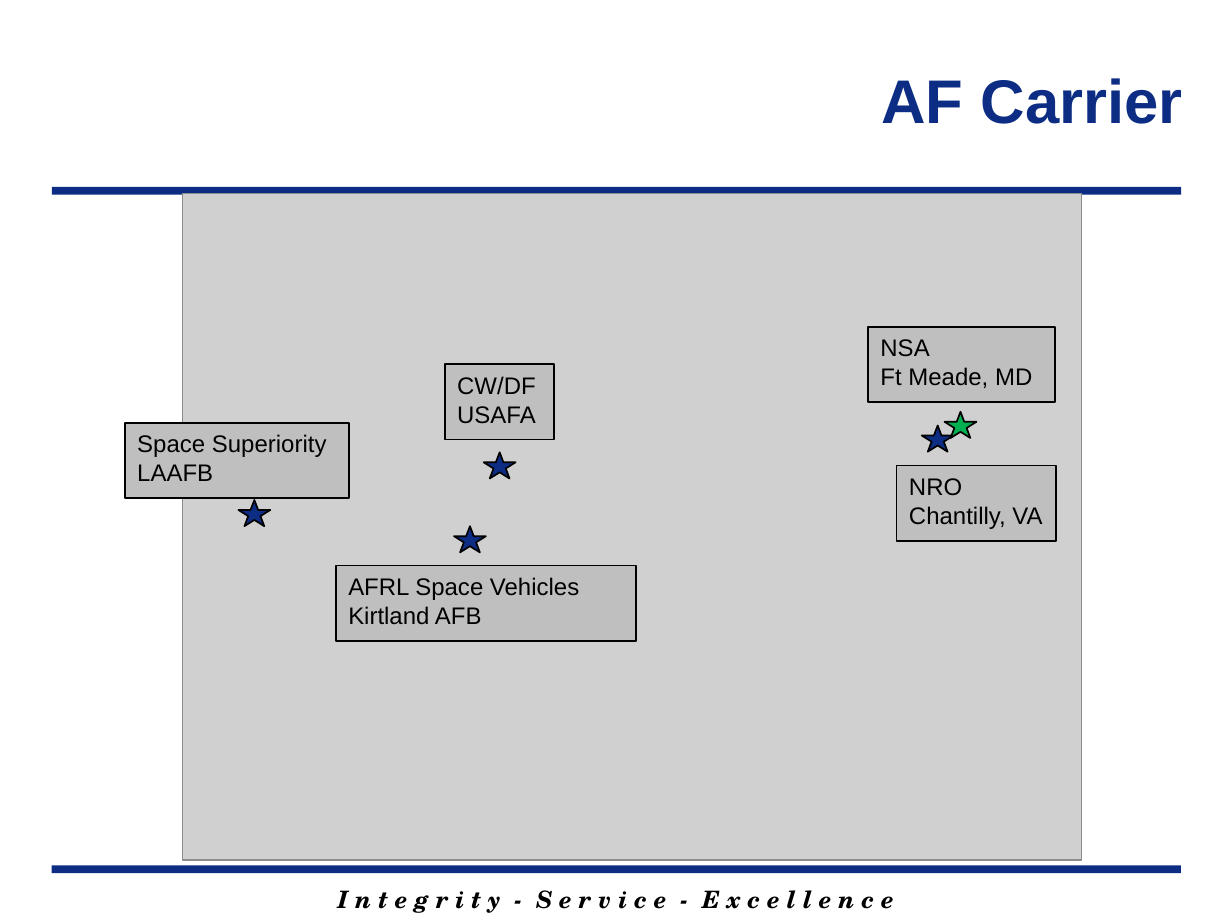
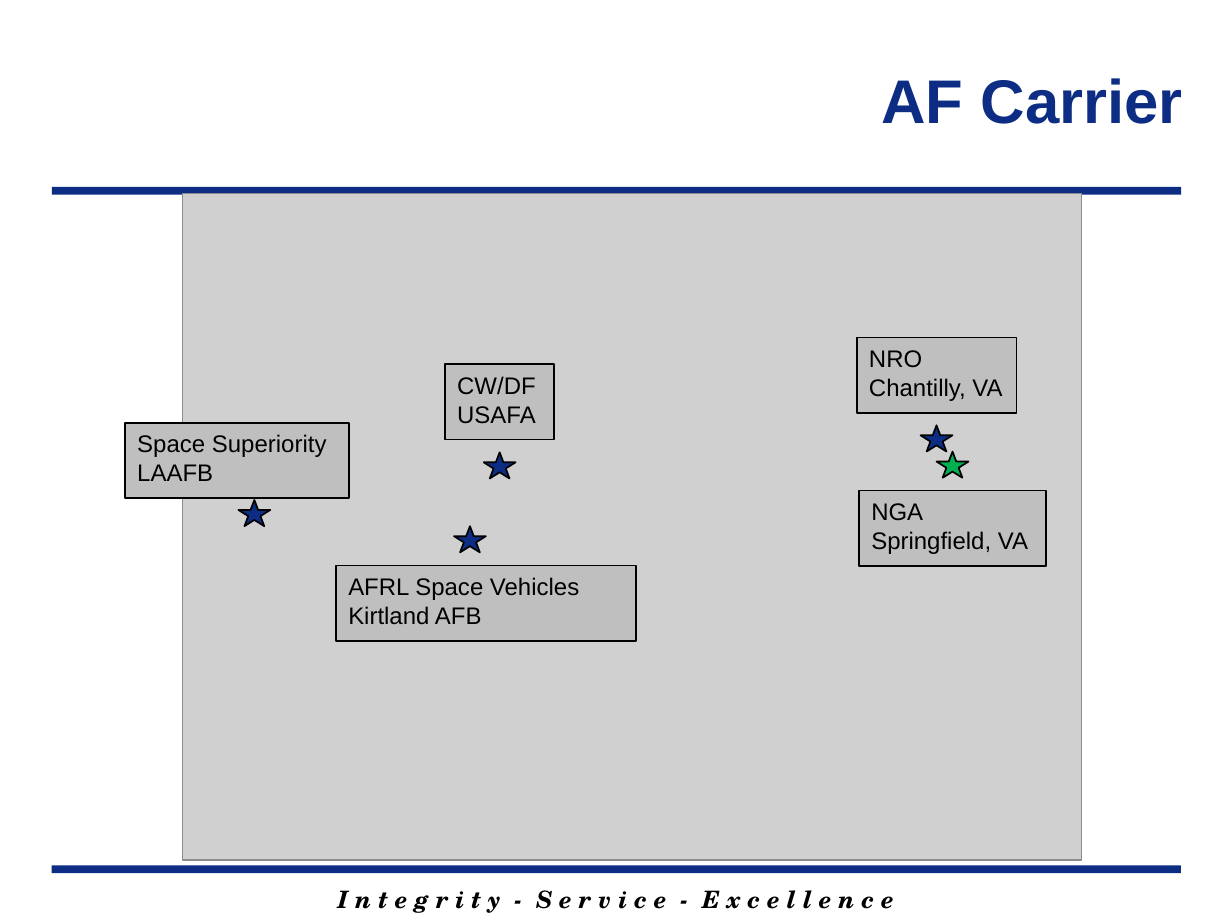
Before and after one commit to MarsUniversity/ECE382, a slide deck: slide 3 of source/lessons/lsn1/Lsn1.pptx. Drawn at 1232x924 pixels with LibreOffice and Linux fonts; fonts in the diff are those of the drawing; grey boxes stand for pictures; background and template pictures are left out. Boxes give left, top, right and bottom in pixels: in the first picture for what was removed or moved away, otherwise in the second. Text is boxed around its words. In the diff, an @@ line names an element or a change of style, - is before the commit and + after.

```diff
--- a/source/lessons/lsn1/Lsn1.pptx
+++ b/source/lessons/lsn1/Lsn1.pptx
@@ rectangle "NRO": place and size @@
-rectangle "NRO" at bbox=[897, 466, 1057, 541]
+rectangle "NRO" at bbox=[856, 338, 1016, 413]
@@ star: place and size @@
-star at bbox=[945, 411, 977, 437]
+star at bbox=[936, 452, 968, 478]
@@ rectangle "NGA": place and size @@
-rectangle "NGA" at bbox=[869, 326, 1056, 402]
+rectangle "NGA" at bbox=[859, 490, 1046, 565]
@@ text in rectangle at bbox=[871, 503, 1028, 554]: text changed @@
-NSA
-Ft Meade, MD
+NGA
+Springfield, VA
```
Also in this commit, not shown: 5 other slides changed, 1 slide added, 10 slides removed, 18 other files.
